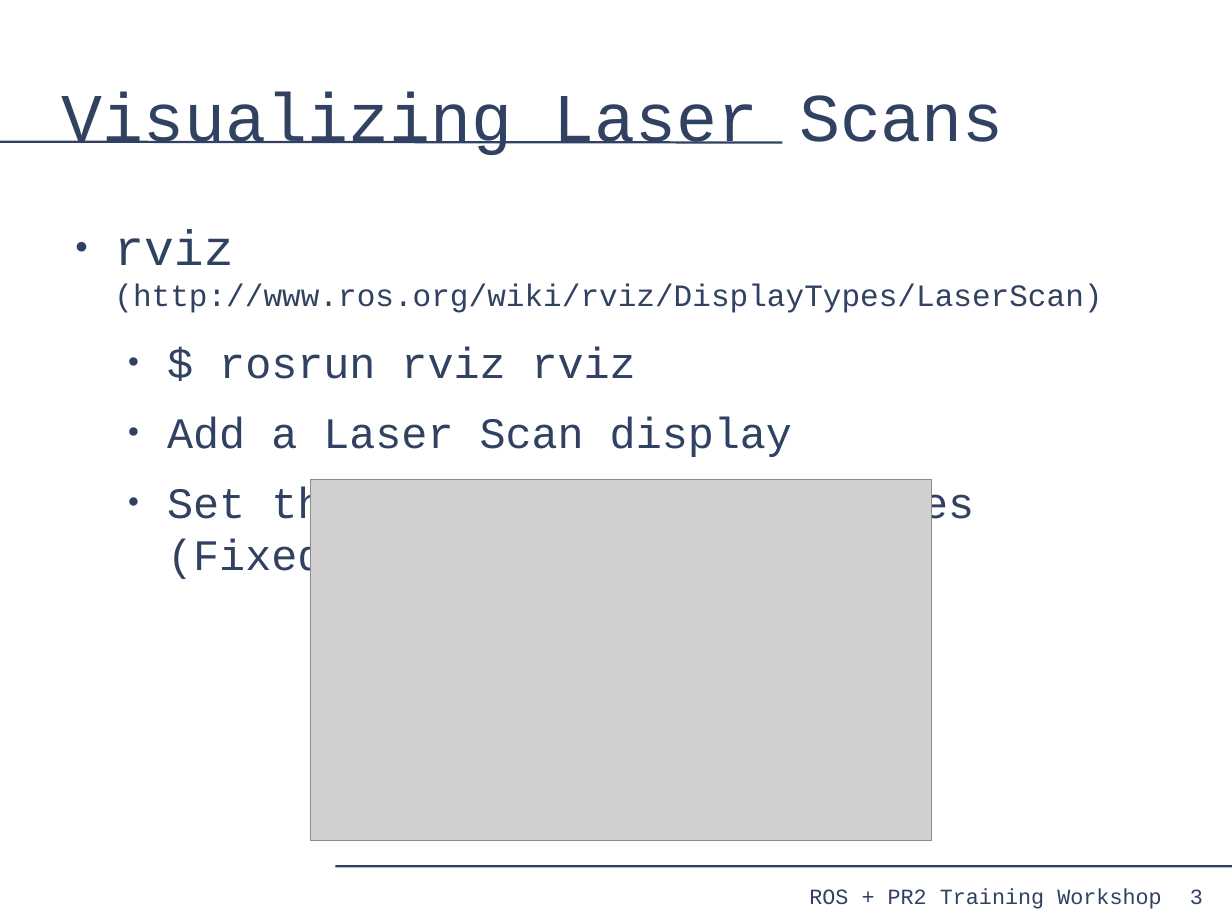
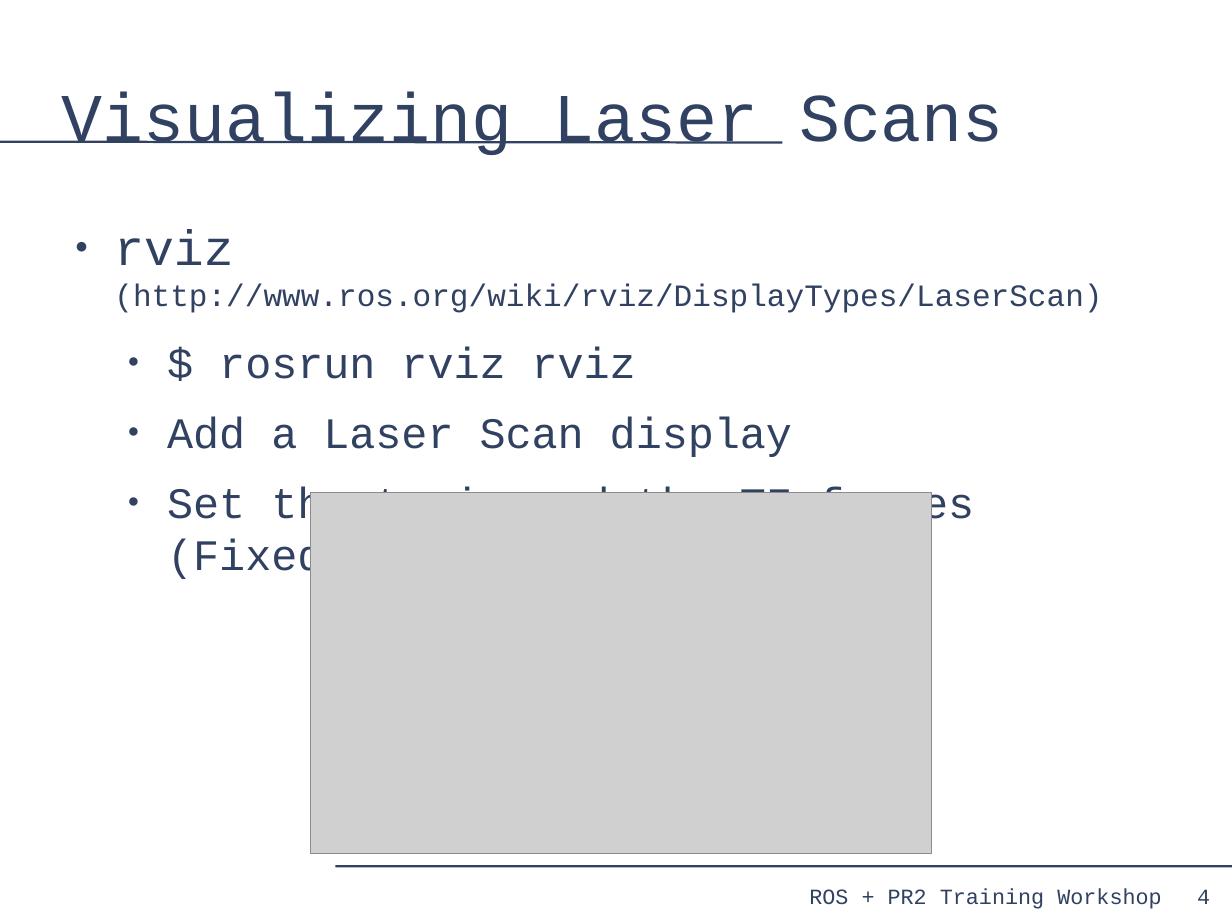
Before and after one commit to PR2/pr2_docs, a slide deck: slide 4 of pr2_training_workshop/processing_laser_data/slides.odp (slide 3 before the commit). Drawn at 1232x924 pixels with LibreOffice and Linux fonts; fonts in the diff are those of the drawing; grey boxes stand for pictures. Boxes give left, top, right and bottom in pixels: in the first picture for what was removed or moved away, otherwise in the second. Text is boxed around its words. In the diff, an @@ line names an element or a change of style, - is before the commit and + after.

```diff
--- a/pr2_training_workshop/processing_laser_data/slides.odp
+++ b/pr2_training_workshop/processing_laser_data/slides.odp
@@ picture: place and size @@
-picture at bbox=[311, 480, 932, 841]
+picture at bbox=[311, 493, 932, 854]
@@ page number removed at bbox=[1190, 889, 1203, 905] @@
-3
@@ page number added at bbox=[1197, 889, 1210, 904], 14 pt, text #314162 @@
+4
```
Also in this commit, not shown: 12 other slides changed, 4 slides added, 1 slide removed.
